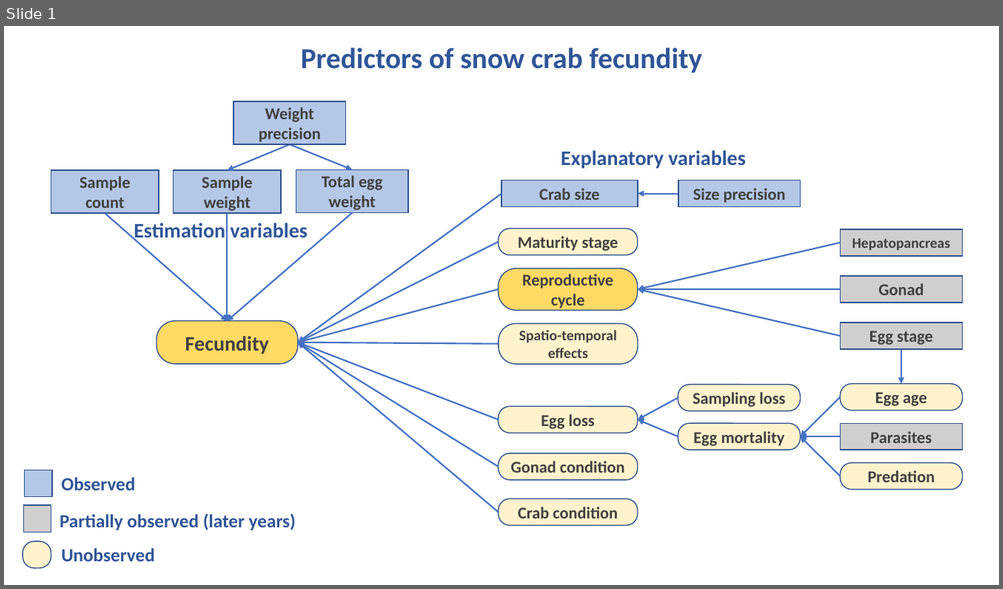
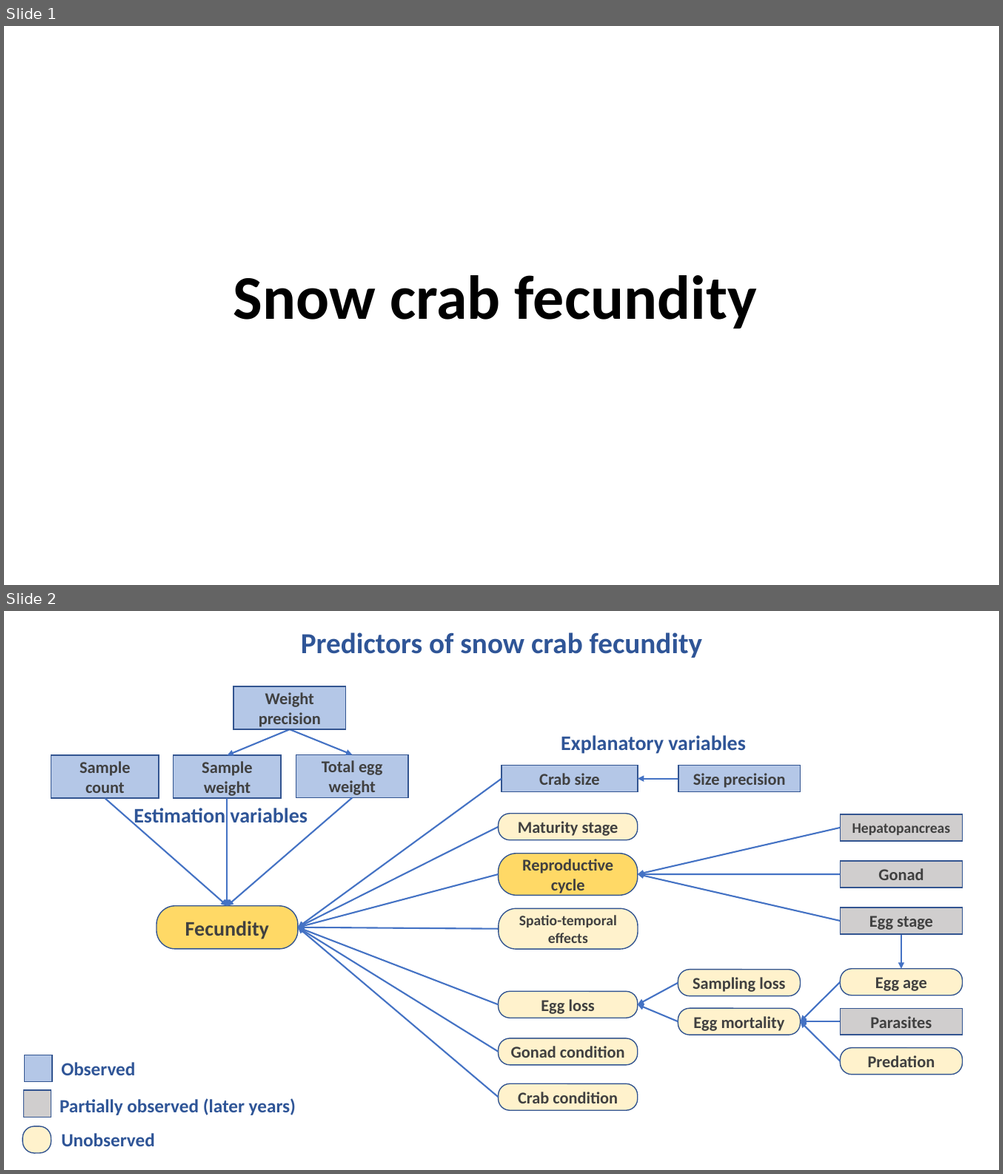
Before and after one commit to TobieSurette/snow-crab-fecundity, a slide deck: doc/Fecundity DAG.pptx. Shown one above the other, each under a label of ours: slide 1 before the commit, slides 1 and 2 after it. The pictures are 1003x589 and 1003x1174 pixels, drawn with LibreOffice and Linux fonts; fonts in the diff are those of the drawing. Boxes give left, top, right and bottom in pixels: in the first picture for what was removed or moved away, otherwise in the second. Text is boxed around its words. In the diff, an @@ line names an element or a change of style, - is before the commit and + after.

```diff
--- a/doc/Fecundity DAG.pptx
+++ b/doc/Fecundity DAG.pptx
@@ slide 1 added at [4,26,999,585], background #FFFFFF @@
@@ title added at [233,275,757,329], 60 pt, text #000000, bold @@
+Snow crab fecundity
@@ what was slide 1 is now slide 2 @@
```
Also in this commit, not shown: 2 slides changed, 1 other slide added, 19 other files.
